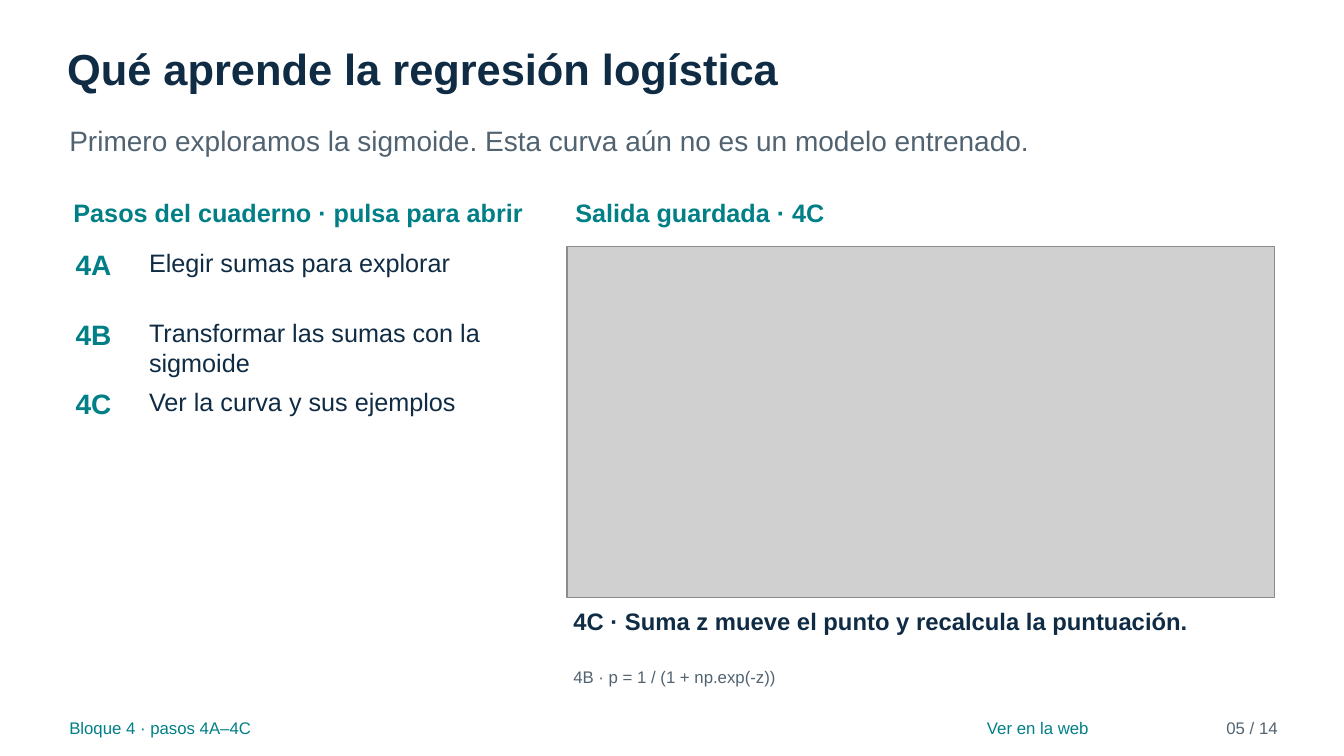
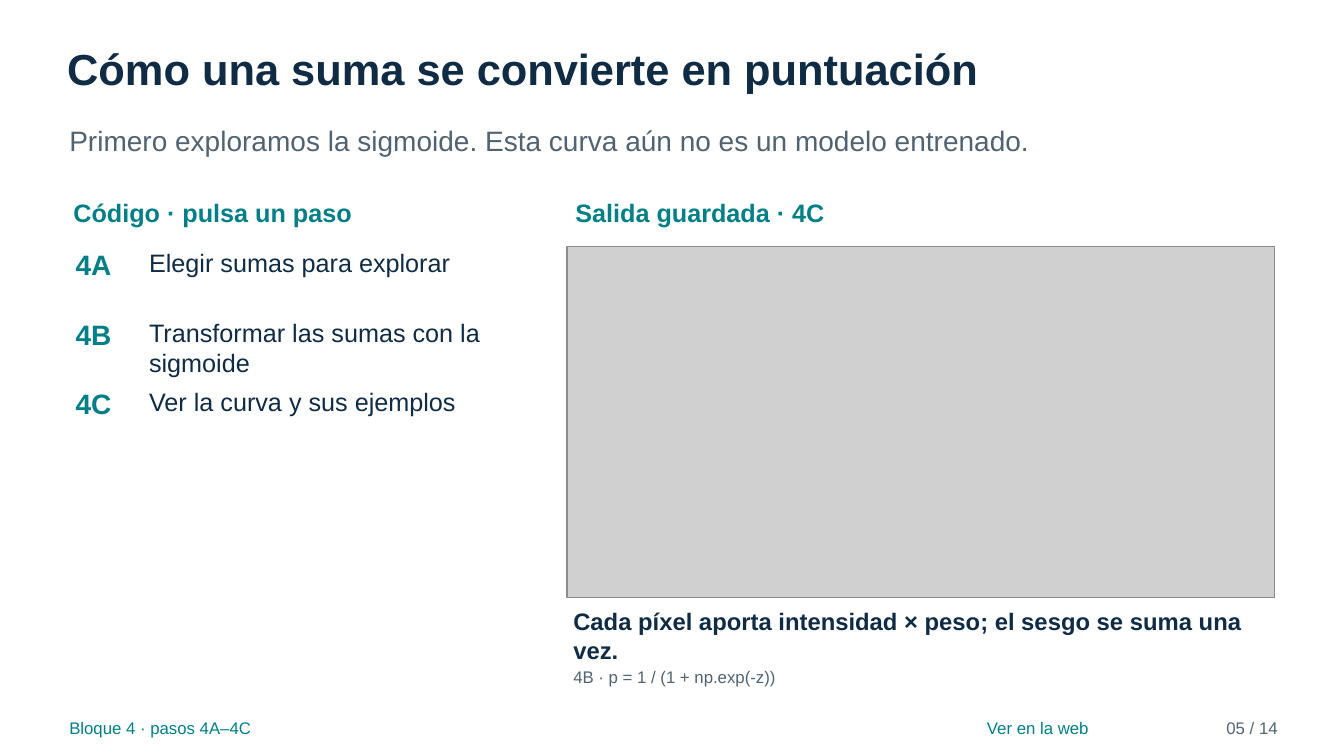
Before and after one commit to FisikMedik/taller-imagenes-medicas-python, a slide deck: slide 5 of Presentacion_modulo_ML.pptx. Drawn at 1344x756 pixels with LibreOffice and Linux fonts; fonts in the diff are those of the drawing; grey boxes stand for pictures. Boxes give left, top, right and bottom in pixels: in the first picture for what was removed or moved away, otherwise in the second. Text is boxed around its words. In the diff, an @@ line names an element or a change of style, - is before the commit and + after.

Commit message:
Explica ML paso a paso y anima el filtro 3×3
Reescribe las explicaciones junto al código, conecta píxeles, pesos y predicción, y usa botones para las demostraciones. Añade un filtro 3×3 con cálculo de cada salida. Elimina agendas y referencias internas repetidas; sincroniza cuadernos, tutorial, manuales, fuentes y presentaciones como documentación del taller realizado el 26 de noviembre a las 13:30 en Honduras.

```diff
--- a/Presentacion_modulo_ML.pptx
+++ b/Presentacion_modulo_ML.pptx
@@ text at (67,53,978,93): text changed @@
-Qué aprende la regresión logística
+Cómo una suma se convierte en puntuación
@@ text at (73,203,352,228): text changed @@
-Pasos del cuaderno · pulsa para abrir
+Código · pulsa un paso
@@ text at (573,612,1241,660): text changed @@
-4C · Suma z mueve el punto y recalcula la puntuación.
+Cada píxel aporta intensidad × peso; el sesgo se suma una vez.
```
Also in this commit, not shown: 13 other slides changed, 18 other files.
